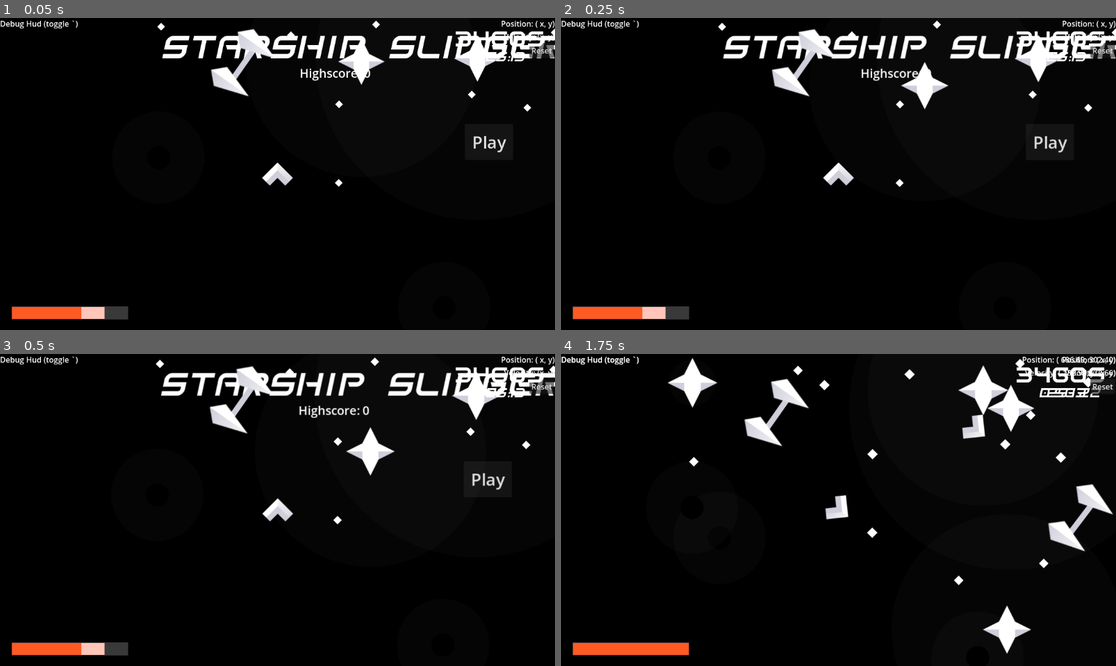
Above: before the commit, frames 1-4 (two rows, left to right).
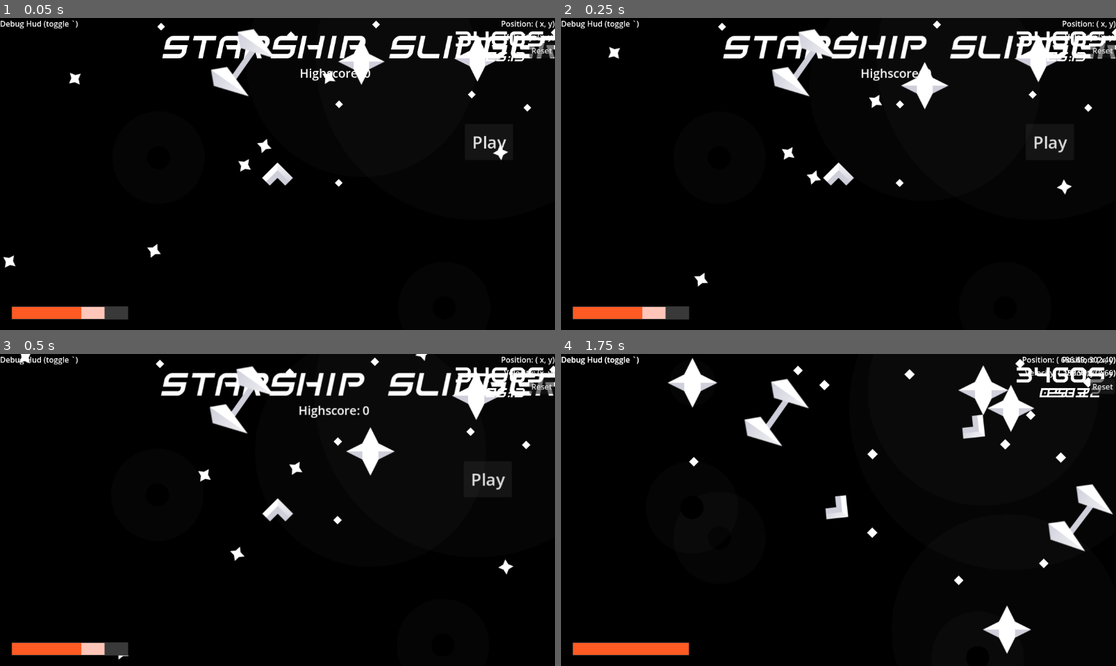
Above: after the commit, the same moments.

Repository: SpaceDemonMars/Spaceship-Slinger
Game: Godot game, scene res://Levels/dev_testing.tscn
Same seed, same stepped clock (60 frames per second), same inputs: the game is played once before the commit and once after it.
Inputs:
- Up to frame 1 (0.05 s): no input
- Up to frame 2 (0.25 s): no input
- Up to frame 3 (0.5 s): no input
- Up to frame 4 (1.75 s): click "Play" at 0.5 s; hold Right (Right) from 1.28 s (still down)

The runs differ from the first frame. In frame 1, 0.4% of the frame differs, in the area x 0-92%, y 16-81%; in frame 2, 0.3%; in frame 3, 0.3%; in frame 4, nothing differs.
Error in both runs: Invalid access to property or key 'hud' on a base object of type 'Control (main_menu.gd)'. (res://Scripts/player_movement.gd:20)

Commit message:
Crisis Averted

Diff:
--- /dev/null
+++ b/starship-slinger/Objects/obj_destination.tscn
@@ -0,0 +1,19 @@
+[gd_scene load_steps=4 format=3 uid="uid://baehc6ggoilrg"]
+
+[ext_resource type="Script" uid="uid://dlpvpau2uy3dq" path="res://Scripts/destination.gd" id="1_tivw4"]
+[ext_resource type="Texture2D" uid="uid://b6vu6va8fsba5" path="res://Assets/Sprites/Ships/satellite_A.png" id="2_m2ski"]
+
+[sub_resource type="RectangleShape2D" id="RectangleShape2D_vhtlh"]
+size = Vector2(108.66667, 113.00001)
+
+[node name="ObjDestination" type="Area2D"]
+script = ExtResource("1_tivw4")
+
+[node name="CollisionShape2D" type="CollisionShape2D" parent="."]
+scale = Vector2(4, 4)
+shape = SubResource("RectangleShape2D_vhtlh")
+
+[node name="Sprite2D" type="Sprite2D" parent="."]
+texture = ExtResource("2_m2ski")
+
+[connection signal="area_entered" from="." to="." method="_on_area_entered"]
--- /dev/null
+++ b/starship-slinger/Objects/obj_menustars.tscn
@@ -0,0 +1,6 @@
+[gd_scene load_steps=2 format=3 uid="uid://d1d1lurvlepja"]
+
+[ext_resource type="Script" uid="uid://vy7tyxej4vk6" path="res://Scripts/menustars.gd" id="1_rqaje"]
+
+[node name="ObjMenustars" type="Node2D"]
+script = ExtResource("1_rqaje")
--- /dev/null
+++ b/starship-slinger/Objects/obj_shootingstar.tscn
@@ -0,0 +1,24 @@
+[gd_scene load_steps=3 format=3 uid="uid://dpsiesvmwlkk0"]
+
+[ext_resource type="Script" uid="uid://cnnmkf2n80q6a" path="res://Scripts/shootingstar.gd" id="1_3attk"]
+[ext_resource type="Texture2D" uid="uid://frxajtjhe0k7" path="res://Assets/Sprites/Asteroids/star_small.png" id="2_5o1hd"]
+
+[node name="ObjShootingstar" type="CharacterBody2D"]
+collision_layer = 0
+collision_mask = 0
+motion_mode = 1
+script = ExtResource("1_3attk")
+
+[node name="Sprite2D" type="Sprite2D" parent="."]
+texture = ExtResource("2_5o1hd")
+
+[node name="VisibleOnScreenNotifier2D" type="VisibleOnScreenNotifier2D" parent="."]
+
+[node name="Timer" type="Timer" parent="."]
+wait_time = 2.5
+one_shot = true
+autostart = true
+
+[connection signal="screen_entered" from="VisibleOnScreenNotifier2D" to="." method="_on_visible_on_screen_notifier_2d_screen_entered"]
+[connection signal="screen_exited" from="VisibleOnScreenNotifier2D" to="." method="_on_visible_on_screen_notifier_2d_screen_exited"]
+[connection signal="timeout" from="Timer" to="." method="_on_timer_timeout"]
--- /dev/null
+++ b/starship-slinger/Objects/obj_yellowpaint.tscn
@@ -0,0 +1,10 @@
+[gd_scene load_steps=2 format=3 uid="uid://bvnf0qvfcfitw"]
+
+[ext_resource type="Texture2D" uid="uid://c40eat1d6d50k" path="res://Assets/Sprites/Effects/icon_plusSmall.png" id="1_032kh"]
+
+[node name="ObjYellowpaint" type="Node2D"]
+
+[node name="IconPlusSmall" type="Sprite2D" parent="."]
+modulate = Color(1, 1, 0, 1)
+scale = Vector2(0.5, 0.5)
+texture = ExtResource("1_032kh")
--- /dev/null
+++ b/starship-slinger/Scenes/dev_testing.tscn
@@ -0,0 +1,13 @@
+[gd_scene load_steps=3 format=3 uid="uid://bb253xfi6ne1w"]
+
+[ext_resource type="PackedScene" uid="uid://cxg87ju51gjo6" path="res://Objects/obj_player.tscn" id="1_he8rk"]
+[ext_resource type="PackedScene" uid="uid://b672krlvwbqre" path="res://Objects/obj_gravity.tscn" id="2_c5b5h"]
+
+[node name="DevTesting" type="Node2D"]
+
+[node name="ObjPlayer" parent="." instance=ExtResource("1_he8rk")]
+position = Vector2(335, 469)
+
+[node name="ObjGravity" parent="." instance=ExtResource("2_c5b5h")]
+position = Vector2(759, 259)
+gravityStr = 2.7
--- a/starship-slinger/Scenes/main_menu.tscn
+++ b/starship-slinger/Scenes/main_menu.tscn
@@ -1,7 +1,8 @@
-[gd_scene load_steps=3 format=3 uid="uid://c2r0latlm48ma"]
+[gd_scene load_steps=4 format=3 uid="uid://c2r0latlm48ma"]
 
 [ext_resource type="Script" uid="uid://blbayg4v6dk1s" path="res://Scripts/main_menu.gd" id="1_28flt"]
 [ext_resource type="FontFile" uid="uid://c1j31hw84v67m" path="res://Fonts/space-frigate-font/SpaceFrigateItalic-2vEW.ttf" id="2_1ehe0"]
+[ext_resource type="PackedScene" path="res://Objects/obj_menustars.tscn" id="3_1ehe0"]
 
 [node name="MainMenuRoot" type="Control"]
 layout_mode = 3
@@ -84,5 +85,7 @@
 action_mode = 0
 text = "Settings"
 
+[node name="ObjMenustars" parent="." instance=ExtResource("3_1ehe0")]
+
 [connection signal="pressed" from="Play" to="." method="_on_play_pressed"]
 [connection signal="pressed" from="Settings" to="." method="_on_settings_pressed"]
--- /dev/null
+++ b/starship-slinger/Scripts/destination.gd
@@ -0,0 +1,25 @@
+extends Area2D
+
+func _ready() -> void:
+	var dest = randi() % 7
+	match dest:
+		0:
+			$Sprite2D.texture = load("res://Assets/Sprites/Ships/satellite_A.png")
+		1:
+			$Sprite2D.texture = load("res://Assets/Sprites/Ships/satellite_B.png")
+		2:
+			$Sprite2D.texture = load("res://Assets/Sprites/Ships/satellite_C.png")
+		3:
+			$Sprite2D.texture = load("res://Assets/Sprites/Ships/satellite_D.png")
+		4:
+			$Sprite2D.texture = load("res://Assets/Sprites/Ships/station_A.png")
+		5:
+			$Sprite2D.texture = load("res://Assets/Sprites/Ships/station_B.png")
+		6:
+			$Sprite2D.texture = load("res://Assets/Sprites/Ships/station_C.png")
+
+
+func _on_area_entered(area: Area2D) -> void:
+	if area.get_parent().name == "ObjPlayer":
+		#send signals to gamemanager to end the level
+		pass
--- /dev/null
+++ b/starship-slinger/Scripts/menustars.gd
@@ -0,0 +1,9 @@
+extends Node2D
+
+@export var numStars : int = 100
+var star = preload("res://Objects/obj_shootingstar.tscn")
+# Called when the node enters the scene tree for the first time.
+func _ready() -> void:
+	for i in numStars:
+		var starInst = star.instantiate()
+		add_child(starInst)
--- /dev/null
+++ b/starship-slinger/Scripts/shootingstar.gd
@@ -0,0 +1,38 @@
+extends CharacterBody2D
+
+var screen
+# Called when the node enters the scene tree for the first time.
+func _ready() -> void:
+	screen = get_viewport_rect()
+	setup_speeds()
+	location_change()
+
+
+# Called every frame. 'delta' is the elapsed time since the previous frame.
+func _process(_delta: float) -> void:
+	move_and_slide()
+
+func setup_speeds() -> void:
+	rotation = randi() % 360
+	var speed = randi_range(200, 400)
+	velocity = Vector2.RIGHT.rotated(rotation) * speed
+
+func location_change() -> void:
+	var center = screen.position - screen.size
+	center = center.rotated(rotation + 45)
+
+	position = Vector2(randf_range(center.x - screen.size.x,center.x + screen.size.x),randf_range(center.y - screen.size.y,center.y + screen.size.y))
+
+
+
+func _on_visible_on_screen_notifier_2d_screen_exited() -> void:
+	location_change()
+	$Timer.start()
+
+func _on_timer_timeout() -> void:
+	print("Shooting star timeout")
+	location_change()
+	$Timer.start()
+
+func _on_visible_on_screen_notifier_2d_screen_entered() -> void:
+	$Timer.stop()
Not shown: 1 places in starship-slinger/Scenes/node.tscn that only renumber resources
Not shown, added: starship-slinger/Scripts/destination.gd.uid
Not shown, added: starship-slinger/Scripts/menustars.gd.uid
Not shown, added: starship-slinger/Scripts/shootingstar.gd.uid
Not shown, changed: .DS_Store
Not shown, changed: starship-slinger/.DS_Store
Not shown, changed: starship-slinger/Assets/.DS_Store
Not shown, added: starship-slinger/Fonts/.DS_Store
